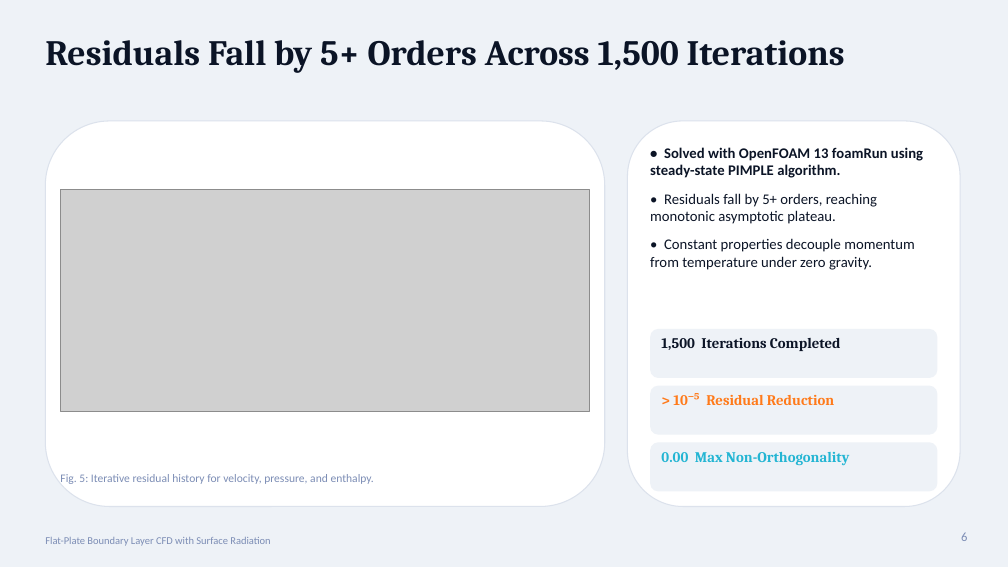
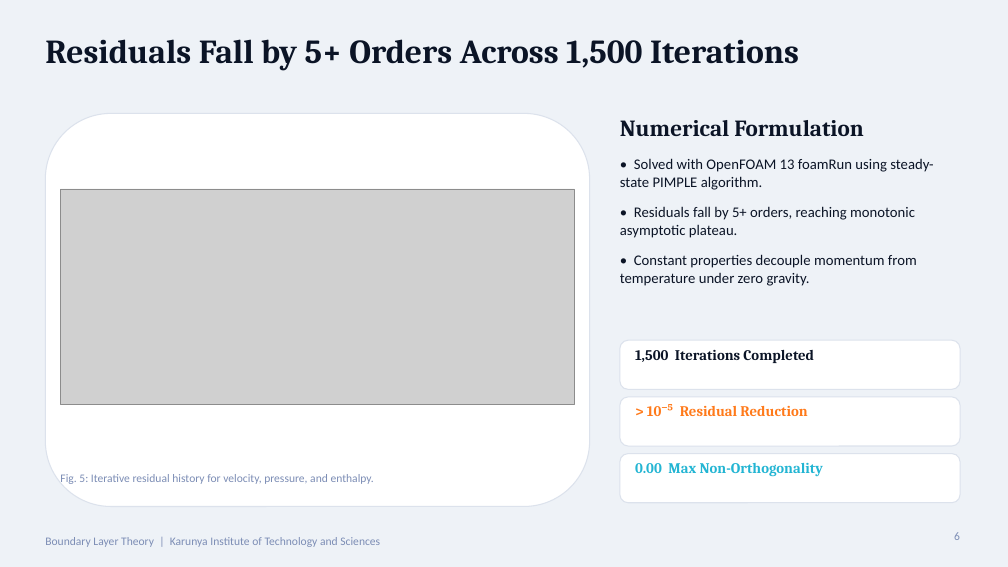
Before and after one commit to Jersam-l/flat-plate-with-radiation-cfd, a slide deck: slide 6 of Flat_Plate_Radiation_CFD_Pitch.pptx. Drawn at 1008x567 pixels with LibreOffice and Linux fonts; fonts in the diff are those of the drawing; grey boxes stand for pictures. Boxes give left, top, right and bottom in pixels: in the first picture for what was removed or moved away, otherwise in the second. Text is boxed around its words. In the diff, an @@ line names an element or a change of style, - is before the commit and + after.

```diff
--- a/Flat_Plate_Radiation_CFD_Pitch.pptx
+++ b/Flat_Plate_Radiation_CFD_Pitch.pptx
@@ text "Residuals Fall by 5+ Orders ..." at <box>45,39,799,71</box>: size 34 to 32 pt @@
@@ rounded rectangle: place and size @@
-rounded rectangle at <box>45,121,605,507</box>
+rounded rectangle at <box>45,113,590,507</box>
@@ text added at <box>620,120,863,136</box>, 22 pt, text #0B1426, bold @@
+Numerical Formulation
@@ rounded rectangle removed at <box>628,121,960,507</box> @@
@@ text "• Solved with OpenFOAM 13 ...": place and size @@
-text "• Solved with OpenFOAM 13 ..." at <box>650,147,923,270</box>
+text "• Solved with OpenFOAM 13 ..." at <box>620,158,933,286</box>
@@ text "• Solved with OpenFOAM 13 ..." at <box>620,158,933,286</box>: bold off in "• Solved with OpenFOAM 13 foamRun using ..."; more space between paragraphs @@
@@ picture: place and size @@
-picture at <box>60,190,590,412</box>
+picture at <box>60,189,575,405</box>
@@ rounded rectangle: place and size @@
-rounded rectangle at <box>650,329,938,378</box>
+rounded rectangle at <box>620,340,960,389</box>
@@ text "1,500 Iterations Completed": place and size @@
-text "1,500 Iterations Completed" at <box>661,338,841,351</box>
+text "1,500 Iterations Completed" at <box>635,350,814,363</box>
@@ rounded rectangle: place and size @@
-rounded rectangle at <box>650,386,938,435</box>
+rounded rectangle at <box>620,397,960,446</box>
@@ text "> 10⁻⁵ Residual Reduction": place and size @@
-text "> 10⁻⁵ Residual Reduction" at <box>673,393,834,405</box>
+text "> 10⁻⁵ Residual Reduction" at <box>647,404,807,416</box>
@@ fill #EEF2F7 to #FFFFFF; outline none to #DCE2EC 1 pt in 3 elements at <box>620,340,960,389</box>, <box>620,397,960,446</box>, <box>620,454,960,503</box> @@
@@ rounded rectangle: place and size @@
-rounded rectangle at <box>650,442,938,492</box>
+rounded rectangle at <box>620,454,960,503</box>
@@ text "0.00 Max Non-Orthogonality": place and size @@
-text "0.00 Max Non-Orthogonality" at <box>661,452,849,466</box>
+text "0.00 Max Non-Orthogonality" at <box>635,463,823,477</box>
@@ text at <box>45,537,380,547</box>: text changed; size 10 to 11 pt @@
-Flat-Plate Boundary Layer CFD with Surface Radiation
+Boundary Layer Theory | Karunya Institute of Technology and Sciences
@@ text "6": place and size @@
-text "6" at <box>961,532,967,541</box>
+text "6" at <box>954,532,960,540</box>
@@ text "6" at <box>954,532,960,540</box>: size 12 to 11 pt @@
```
Also in this commit, not shown: 13 other slides changed, 25 other files.
